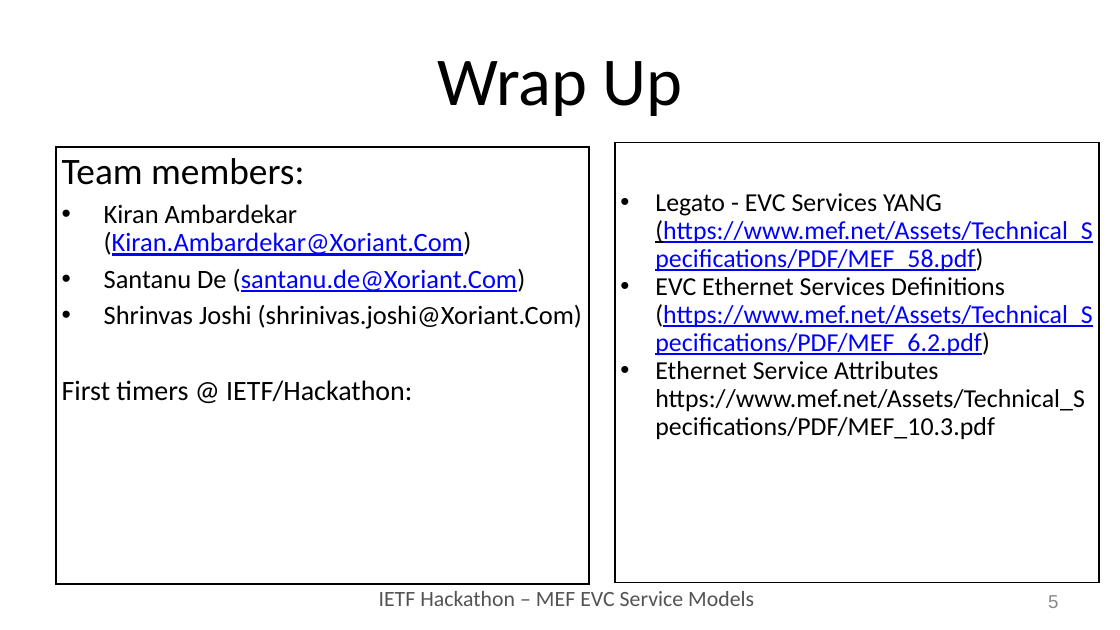
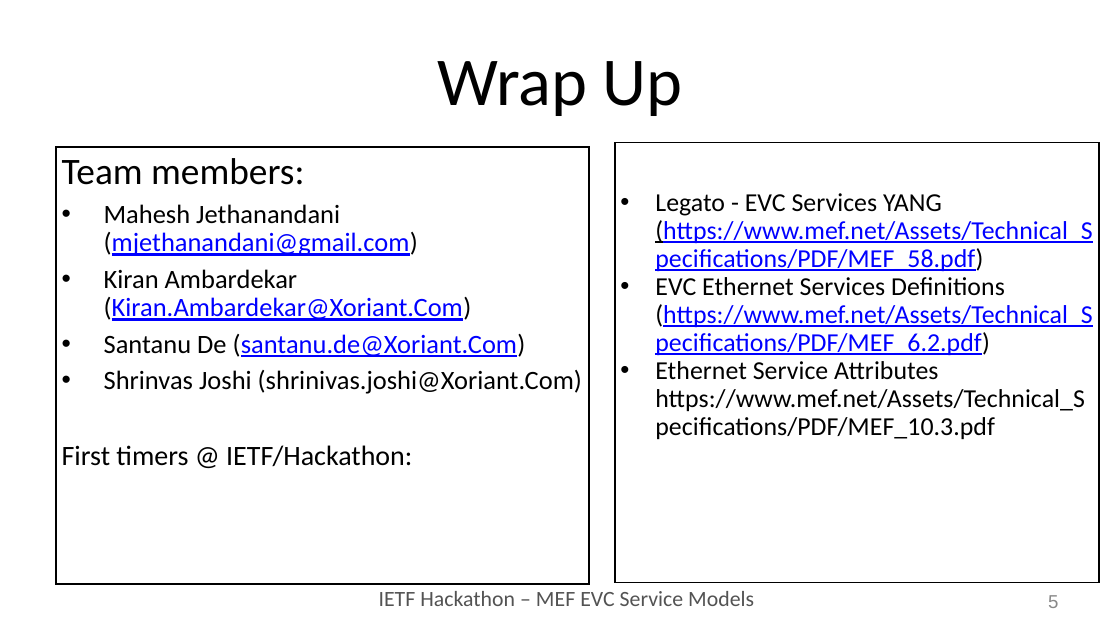
Before and after one commit to IETF-Hackathon/ietf102-project-presentations, a slide deck: slide 5 of MEF EVC Service Models.pptx. Drawn at 1120x630 pixels with LibreOffice and Linux fonts; fonts in the diff are those of the drawing. Boxes give left, top, right and bottom in pixels: in the first picture for what was removed or moved away, otherwise in the second. Text is boxed around its words. In the diff, an @@ line names an element or a change of style, - is before the commit and + after.

Commit message:
One more update

```diff
--- a/MEF EVC Service Models.pptx
+++ b/MEF EVC Service Models.pptx
@@ text at bbox=[104, 204, 418, 256]: paragraph added @@
+• Mahesh Jethanandani (mjethanandani@gmail.com)
```
